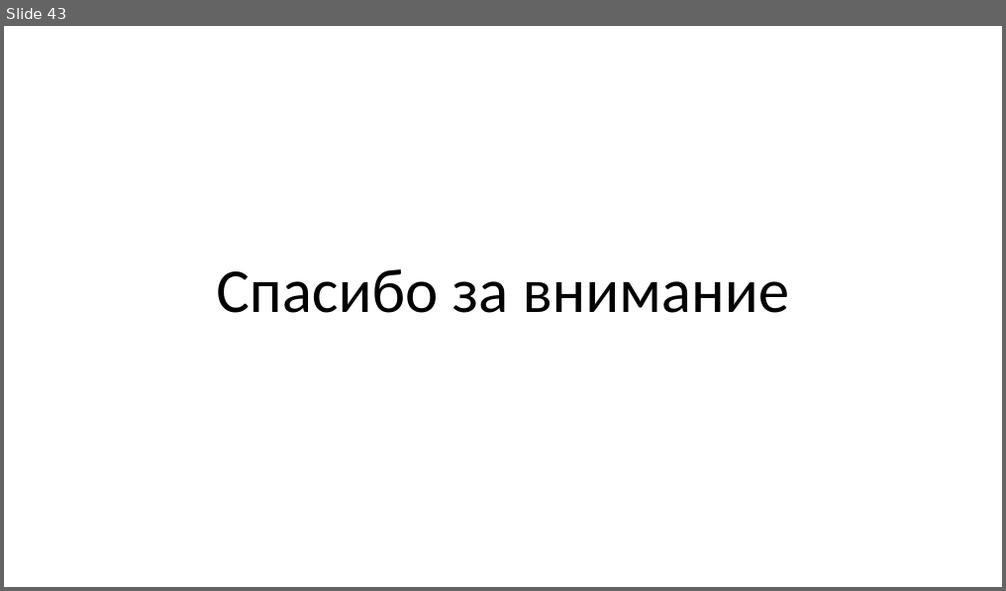
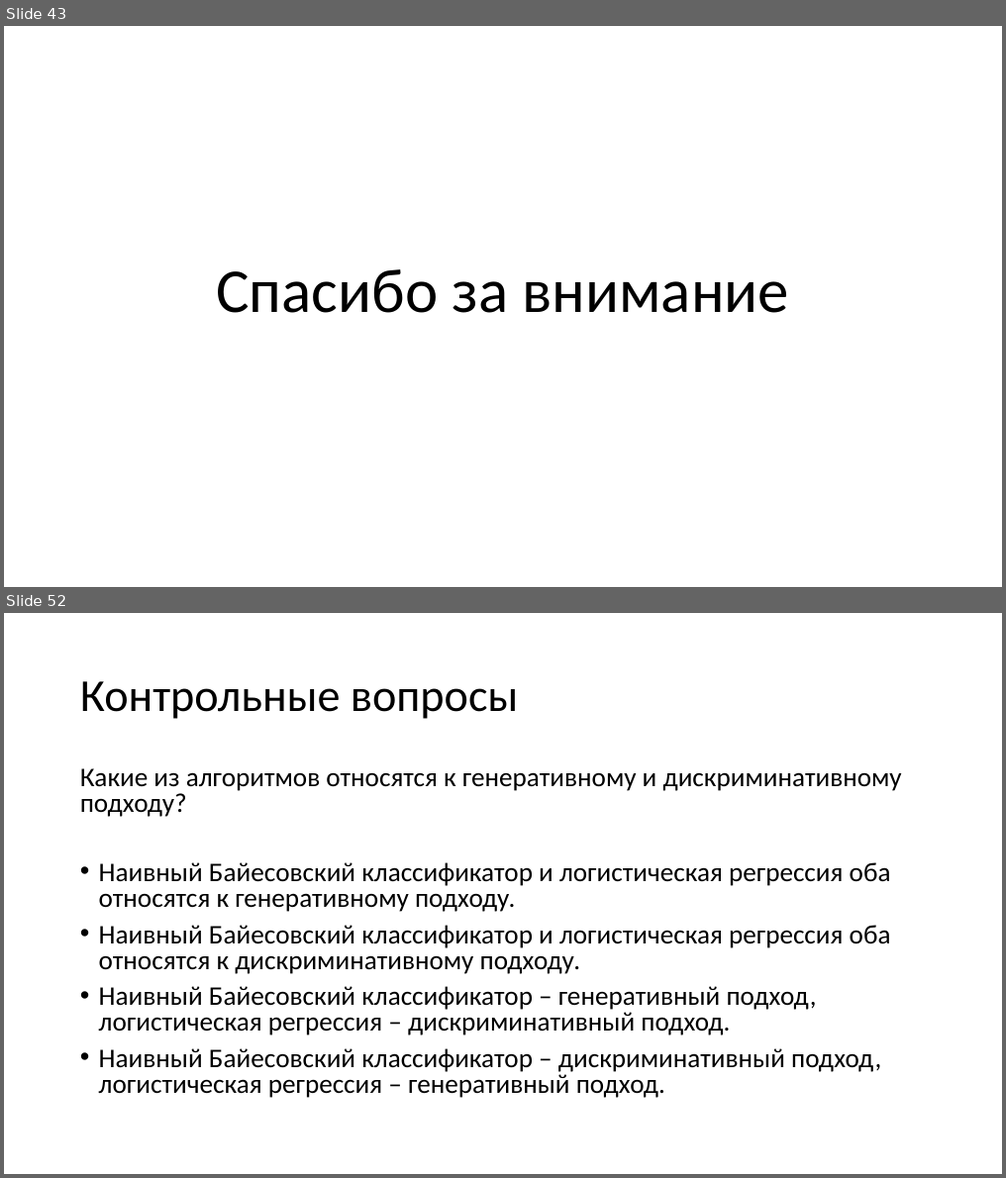
Before and after one commit to mosalov/AI_main_lectures, a slide deck: Лекция 5 18_11_2020.pptx. Shown one above the other, each under a label of ours: slide 43 before the commit, slides 43 and 52 after it; the slides between them are not shown. The pictures are 1006x591 and 1006x1178 pixels, drawn with LibreOffice and Linux fonts; fonts in the diff are those of the drawing. Boxes give left, top, right and bottom in pixels: in the first picture for what was removed or moved away, otherwise in the second. Text is boxed around its words. In the diff, an @@ line names an element or a change of style, - is before the commit and + after.

Commit message:
Добавил вопросы по лекции №5.

```diff
--- a/Лекция 5 18_11_2020.pptx
+++ b/Лекция 5 18_11_2020.pptx
@@ slide 52 added at (4, 613, 1002, 1174), background #FFFFFF @@
@@ title added at (80, 681, 518, 719), 44 pt, text #000000 @@
+Контрольные вопросы
@@ text added at (80, 768, 902, 1098), 25.9 pt, text #000000 @@
+Какие из алгоритмов относятся к генеративному и дискриминативному подходу?
+• Наивный Байесовский классификатор и логистическая регрессия оба относятся к генеративному подходу.
+• Наивный Байесовский классификатор и логистическая регрессия оба относятся к дискриминативному подходу.
+• Наивный Байесовский классификатор – генеративный подход, логистическая регрессия – дискриминативный подход.
+• Наивный Байесовский классификатор – дискриминативный подход, логистическая регрессия – генеративный подход.
```
Also in this commit, not shown: 8 other slides added, 2 other files.
